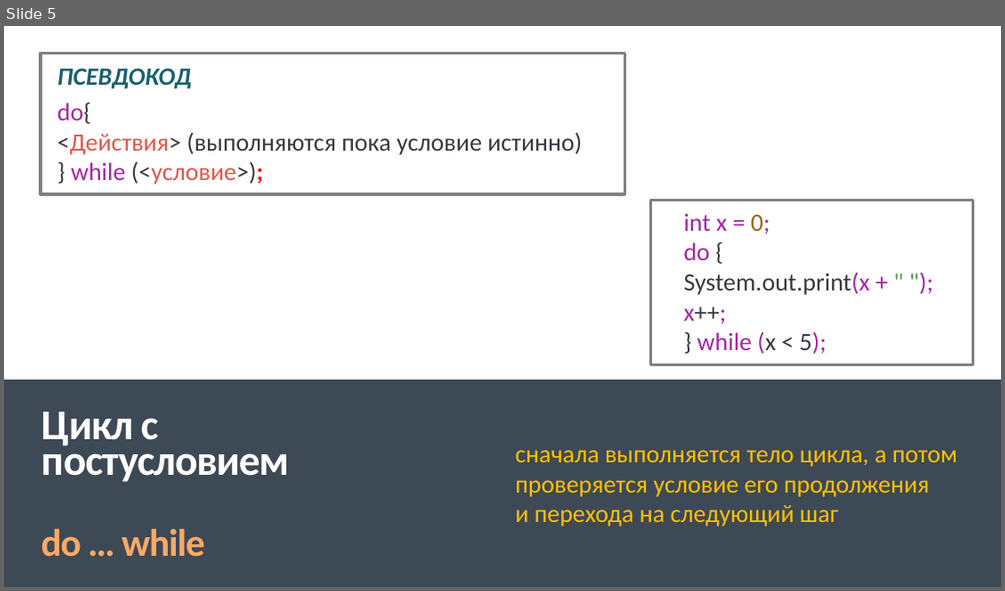
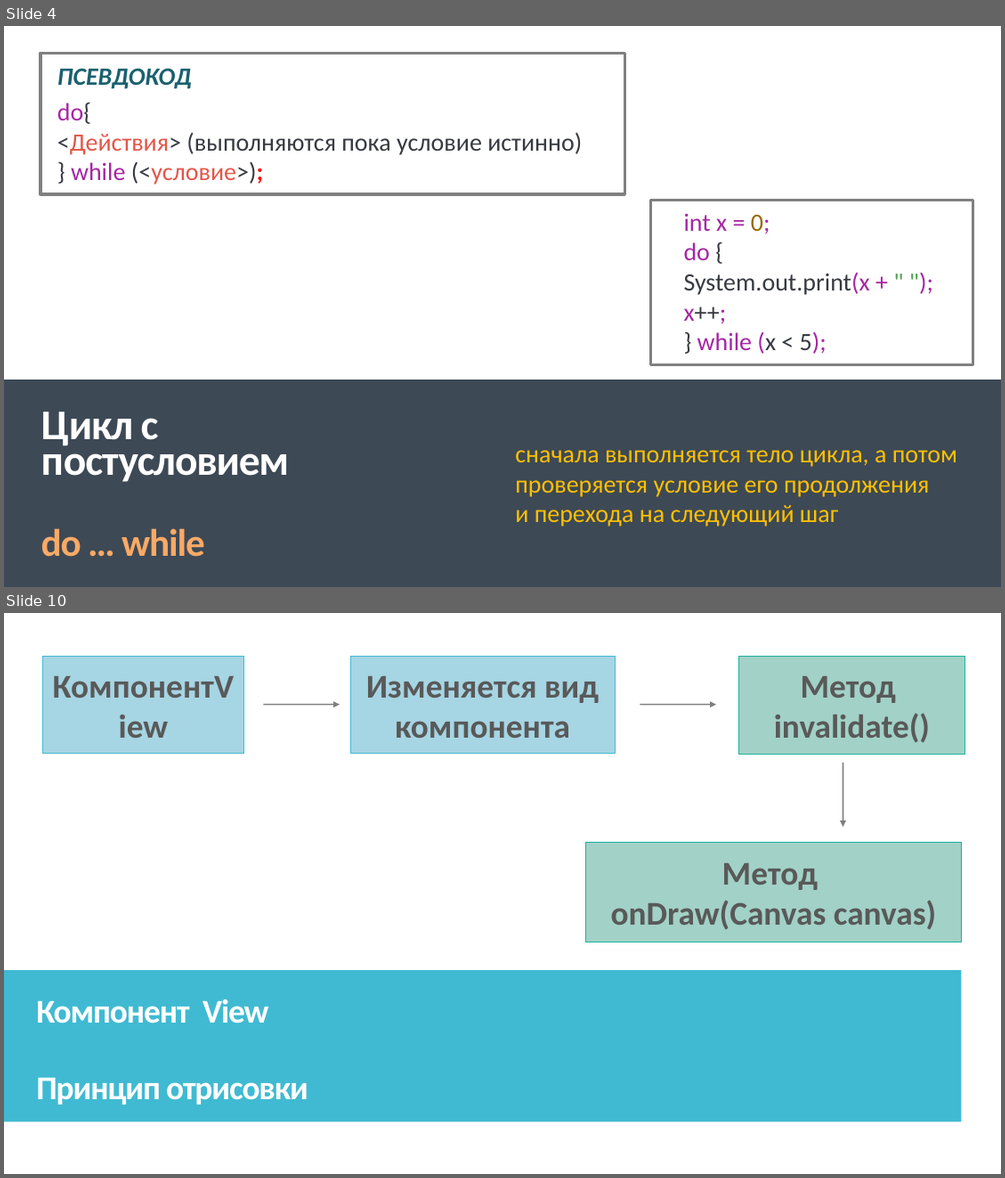
Before and after one commit to IriEfremova/LessonsCube, a slide deck: Samsung/Lesson6/Циклы в Java.pptx. Shown one above the other, each under a label of ours: slide 5 before the commit, slides 4 and 10 after it; the slides between them are not shown. The pictures are 1005x591 and 1005x1178 pixels, drawn with LibreOffice and Linux fonts; fonts in the diff are those of the drawing. Boxes give left, top, right and bottom in pixels: in the first picture for what was removed or moved away, otherwise in the second. Text is boxed around its words. In the diff, an @@ line names an element or a change of style, - is before the commit and + after.

```diff
--- a/Samsung/Lesson6/Циклы в Java.pptx
+++ b/Samsung/Lesson6/Циклы в Java.pptx
@@ slide 10 added at box(4, 613, 1001, 1174), background #FFFFFF; not listed: 2 template elements that a slide beside it also shows @@
@@ rectangle added at box(4, 613, 1001, 1174), fill #FFFFFF @@
@@ rectangle added at box(43, 657, 244, 753), fill #A7D5E3, outline #40BAD2 0.75 pt, 32 pt, text #595959, bold @@
+КомпонентView
@@ rectangle added at box(351, 657, 615, 753), fill #A7D5E3, outline #40BAD2 0.75 pt, 32 pt, text #595959, bold @@
+Изменяется вид компонента
@@ rectangle added at box(739, 657, 966, 754), fill #A2D2C8, outline #1AB39F 0.75 pt, 32 pt, text #595959, bold @@
+Метод
+invalidate()
@@ arrow added from (264, 705) to (340, 705), #000000 1.35 pt @@
@@ arrow added from (639, 705) to (717, 705), #000000 1.35 pt @@
@@ arrow added from (843, 763) to (843, 827), #000000 1.35 pt @@
@@ rectangle added at box(586, 842, 961, 942), fill #A2D2C8, outline #1AB39F 0.75 pt, 32 pt, text #595959, bold @@
+Метод
+onDraw(Canvas canvas)
@@ rectangle added at box(4, 971, 961, 1122), fill #40BAD2 @@
@@ text added at box(36, 999, 308, 1104), 32 pt, text #FFFFFF, bold @@
+Компонент View
+Принцип отрисовки
@@ what was slide 5 is now slide 4 @@
```
Also in this commit, not shown: 1 slide changed, 7 other slides added, 1 slide removed.
